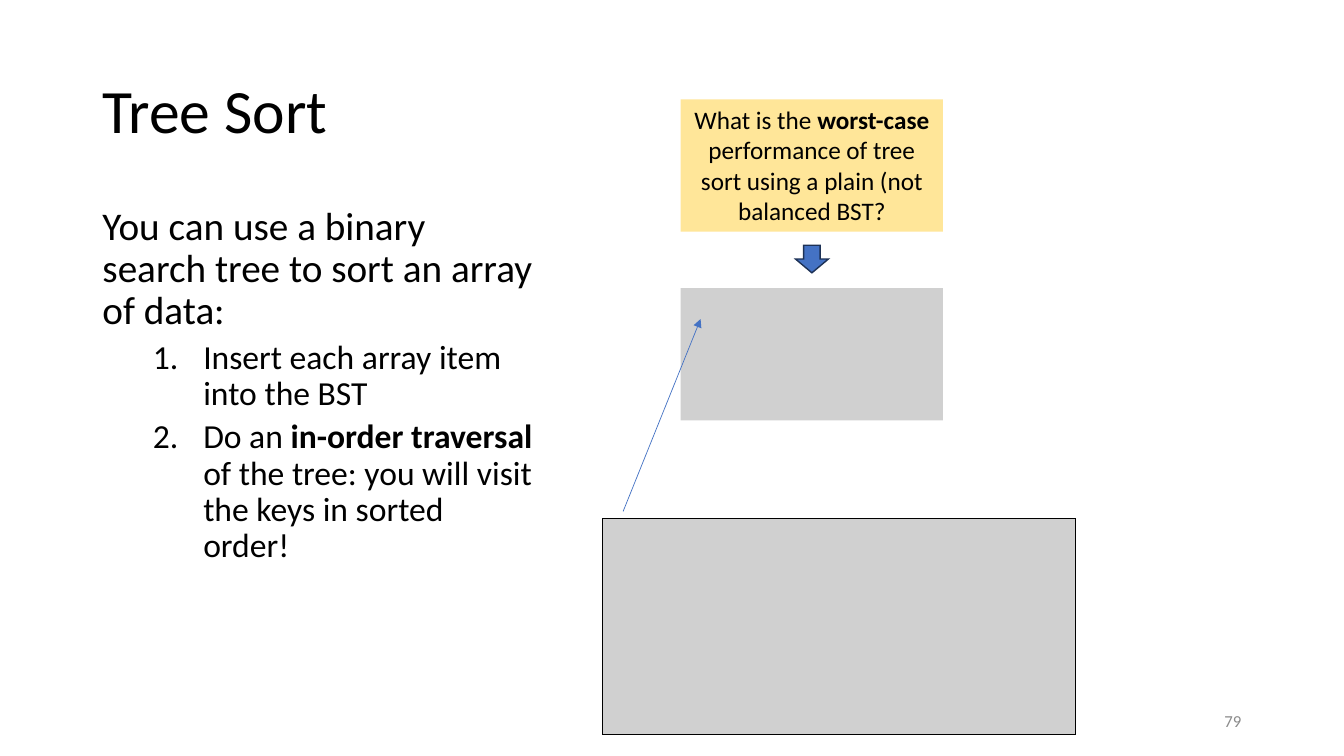
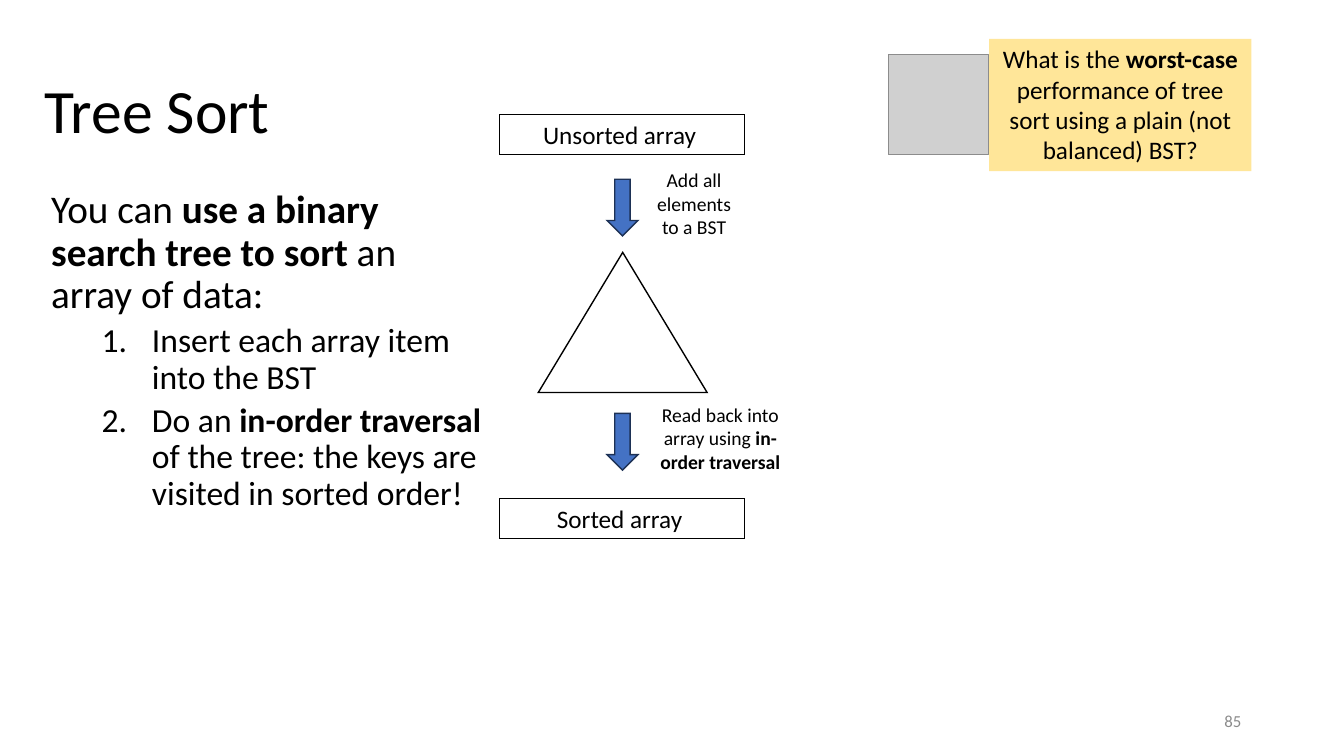
Before and after one commit to tjd1234/cmpt225summer2023, a slide deck: slide 85 of lecture_notes/week10/week10_BST.pptx (slide 79 before the commit). Drawn at 1344x756 pixels with LibreOffice and Linux fonts; fonts in the diff are those of the drawing; grey boxes stand for pictures. Boxes give left, top, right and bottom in pixels: in the first picture for what was removed or moved away, otherwise in the second. Text is boxed around its words. In the diff, an @@ line names an element or a change of style, - is before the commit and + after.

```diff
--- a/lecture_notes/week10/week10_BST.pptx
+++ b/lecture_notes/week10/week10_BST.pptx
@@ title "Tree Sort": place and size @@
-title "Tree Sort" at <box>102,93,327,134</box>
+title "Tree Sort" at <box>45,93,270,134</box>
@@ picture added at <box>888,54,989,155</box> @@
@@ rectangle "What is the worst-case performance ...": place and size @@
-rectangle "What is the worst-case performance ..." at <box>681,100,943,232</box>
+rectangle "What is the worst-case performance ..." at <box>989,39,1251,171</box>
@@ text in rectangle at <box>1003,50,1238,163</box>: text changed @@
-What is the worst-case performance of tree sort using a plain (not balanced BST?
+What is the worst-case performance of tree sort using a plain (not balanced) BST?
@@ down arrow: place and size @@
-down arrow at <box>796,245,829,272</box>
+down arrow at <box>607,179,638,236</box>
@@ text "You can use a binary ...": place and size @@
-text "You can use a binary ..." at <box>102,212,532,558</box>
+text "You can use a binary ..." at <box>51,195,481,506</box>
@@ text at <box>51,195,396,315</box>: bold on in "use a binary search tree to sort" @@
@@ picture removed at <box>681,288,943,420</box> @@
@@ arrow removed from (623, 511) to (701, 320) @@
@@ text at <box>152,408,481,506</box>: text changed @@
-  2. Do an in-order traversal of the tree: you will visit the keys in sorted order!
+  2. Do an in-order traversal of the tree: the keys are visited in sorted order!
@@ group added at <box>500,114,780,538</box>: 2 rectangles, 2 texts, 1 triangle, 1 down arrow @@
+Unsorted array
+Add all elements to a BST
+Sorted array
+Read back into array using in-order traversal
@@ picture removed at <box>603,518,1076,735</box> @@
@@ page number at <box>1224,715,1241,727</box>: text changed @@
-79
+85
```
Also in this commit, not shown: 4 other slides changed, 7 slides added.
